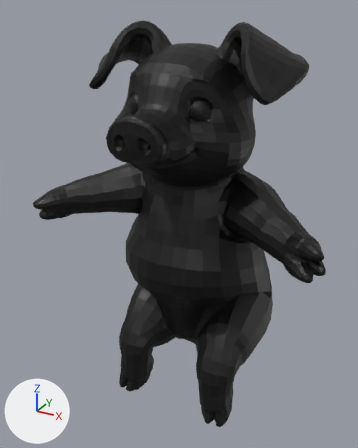
Before and after pictures for a commit that changed the Blender file assets/models/pig/tripo-hand/pig.blend.
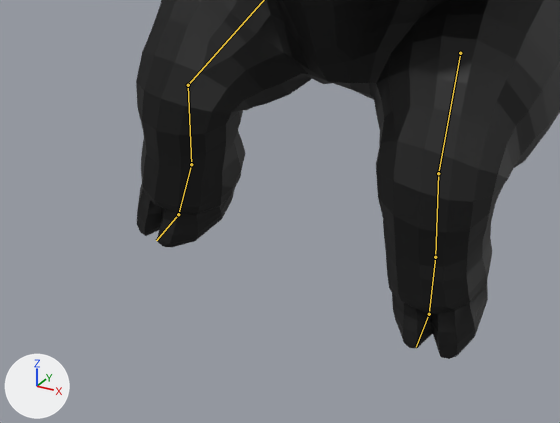
Each version is shown whole from a camera (50 mm lens) standing at (0.522, -1.013, 1.029) and looking at (-0.03, -0.009, 0.527), then close up on the part from 21% to 71% of the width and 70% to 100% of the height. The lights are fixed; the arrows at lower left show +X, +Y and +Z. The first two pictures are the older version. Both versions are drawn at frame 1 of the action 'bind'; the numbers are the values there. The bones that change, and the others that lie on the model, are drawn over the model as lines in the close-ups.

Objects in the first close-up: 'pig'.
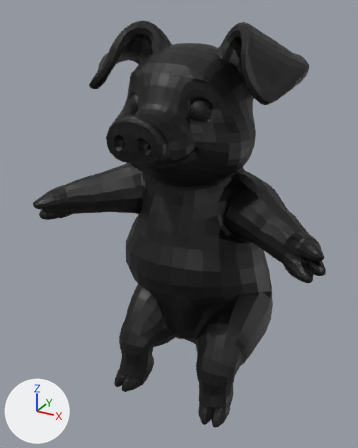
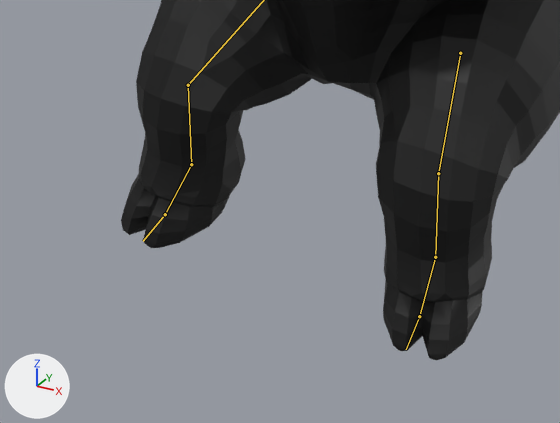
Commit message: fix(models): put the seated hooves of the Tripo pig flat on the floor

Edits to the scene script, one JSON object a line:
```json
{"block": "bone_foot_l", "where": "bone_foot_l = bpy.data.objects['pig_rig'].pose.bones['foot_L']  # child of 'shin_L'"}
{"op": "set", "path": "bone_foot_l.rotation_quaternion", "old": "(0.986, -0.159, 0.031, 0.034)", "new": "(0.995, 0.101, 0.015, 0.011)", "note": "degrees (-18, 4, 3) -> degrees (12, 2, 1)"}
{"block": "bone_toes_l", "where": "bone_toes_l = bpy.data.objects['pig_rig'].pose.bones['toes_L']  # child of 'foot_L'"}
{"op": "set", "path": "bone_toes_l.rotation_quaternion", "old": "(0.966, 0.258, -0.024, -0.005)", "new": "(1.0, 0.0, 0.0, 0.0)", "note": "degrees (30, -3, -1) -> degrees (0, 0, 0)"}
{"block": "bone_foot_r", "where": "bone_foot_r = bpy.data.objects['pig_rig'].pose.bones['foot_R']  # child of 'shin_R'"}
{"op": "set", "path": "bone_foot_r.rotation_quaternion", "old": "(0.986, -0.159, -0.031, -0.034)", "new": "(0.995, 0.101, -0.015, -0.011)", "note": "degrees (-18, -4, -3) -> degrees (12, -2, -1)"}
{"block": "bone_toes_r", "where": "bone_toes_r = bpy.data.objects['pig_rig'].pose.bones['toes_R']  # child of 'foot_R'"}
{"op": "set", "path": "bone_toes_r.rotation_quaternion", "old": "(0.966, 0.258, 0.024, 0.005)", "new": "(1.0, 0.0, 0.0, 0.0)", "note": "degrees (30, 3, 1) -> degrees (0, 0, 0)"}
```

Changed parts and their boxes (x1, y1, x2, y2) in the close-ups (560 x 423 px):
```json
{"object": "pig", "change": "posed", "before": [136, 0, 560, 359], "after": [121, 0, 560, 360]}
{"bone": "foot_L", "before": "(435, 257) to (429, 314)", "after": "(435, 257) to (419, 316)"}
{"bone": "toes_L", "before": "(429, 314) to (416, 347)", "after": "(419, 316) to (406, 349)"}
{"bone": "foot_R", "before": "(191, 164) to (178, 214)", "after": "(191, 164) to (165, 214)"}
{"bone": "toes_R", "before": "(178, 214) to (156, 240)", "after": "(165, 214) to (143, 241)"}
```
